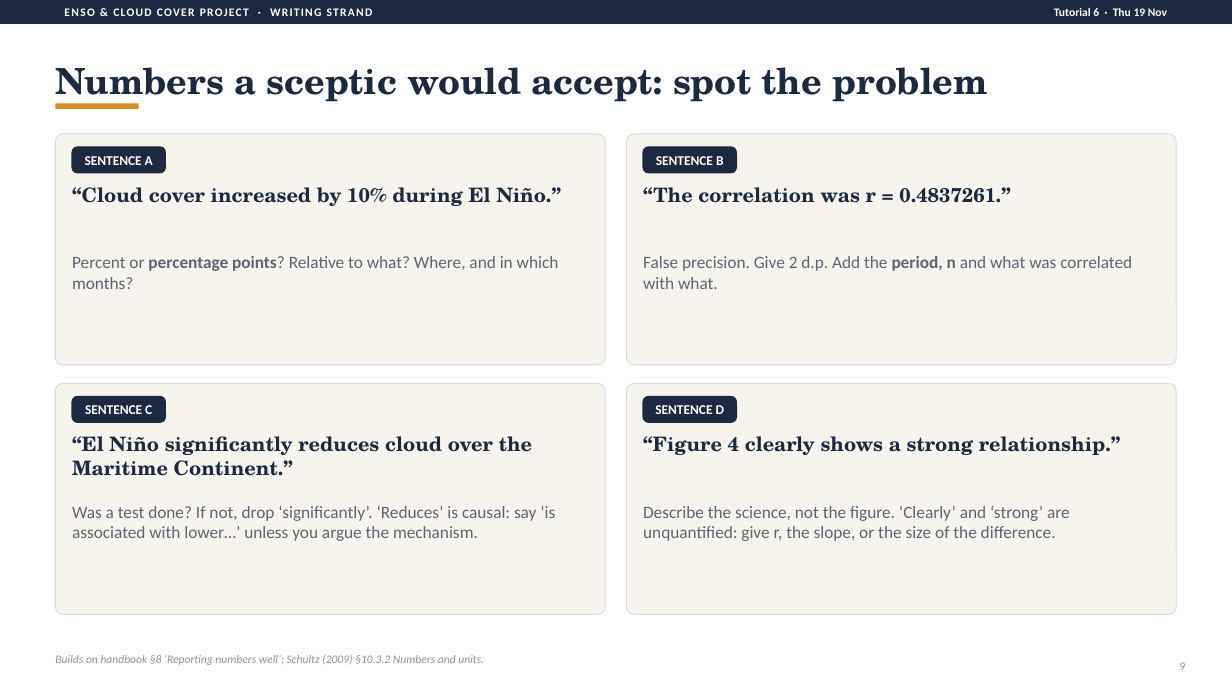
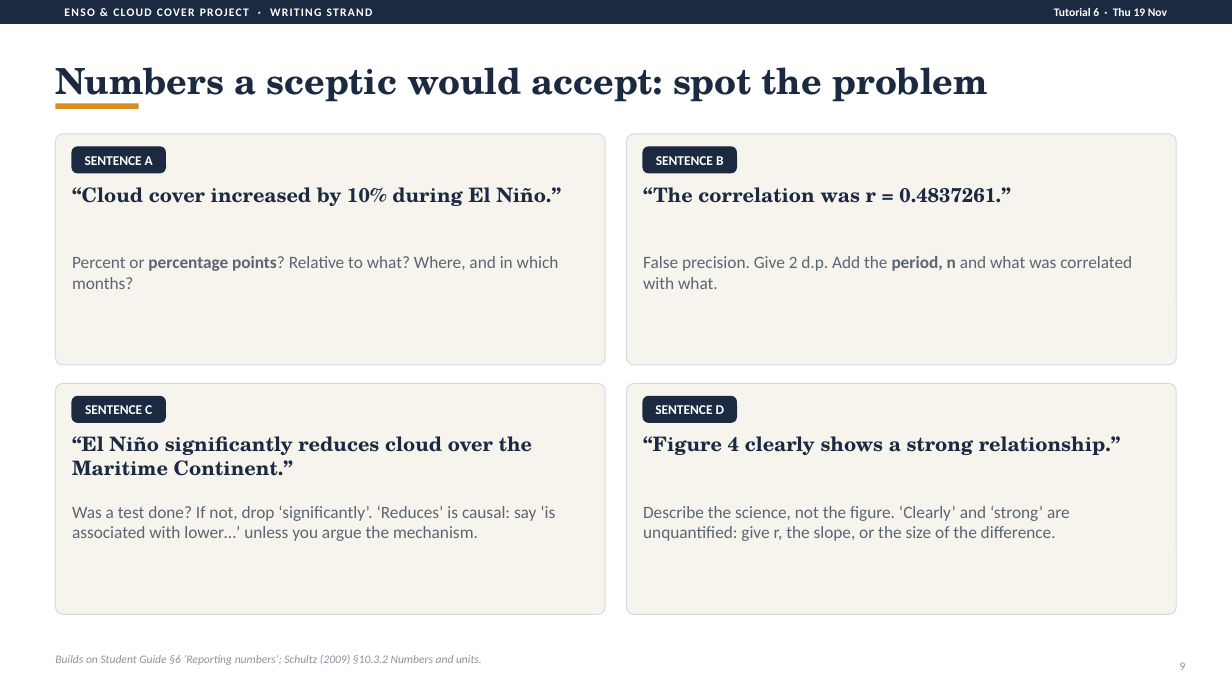
Before and after one commit to UoM-maul1609/tutorial-schedule-1, a slide deck: slide 9 of analyses-project/guidance/W6_Paragraphs_that_argue.pptx. Drawn at 1232x693 pixels with LibreOffice and Linux fonts; fonts in the diff are those of the drawing. Boxes give left, top, right and bottom in pixels: in the first picture for what was removed or moved away, otherwise in the second. Text is boxed around its words. In the diff, an @@ line names an element or a change of style, - is before the commit and + after.

```diff
--- a/analyses-project/guidance/W6_Paragraphs_that_argue.pptx
+++ b/analyses-project/guidance/W6_Paragraphs_that_argue.pptx
@@ text at box(55, 655, 482, 665): text changed @@
-Builds on handbook §8 ‘Reporting numbers well’; Schultz (2009) §10.3.2 Numbers and units.
+Builds on Student Guide §6 ‘Reporting numbers’; Schultz (2009) §10.3.2 Numbers and units.
```
Also in this commit, not shown: 1 other slide changed, 19 other files.
